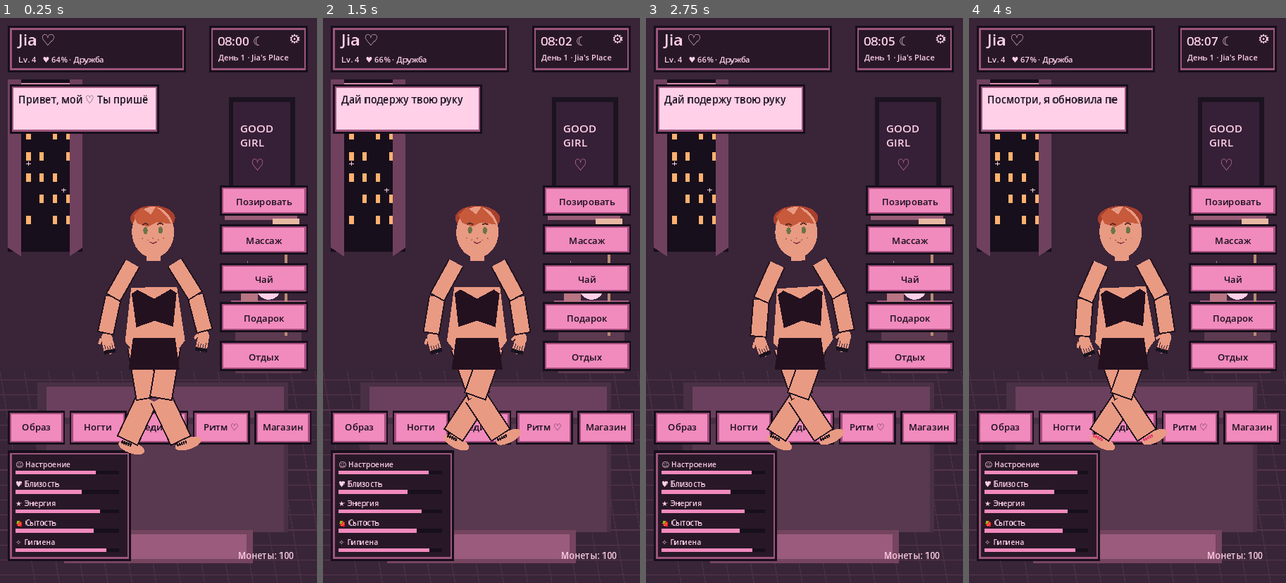
Above: before the commit, frames 1-4 (left to right).
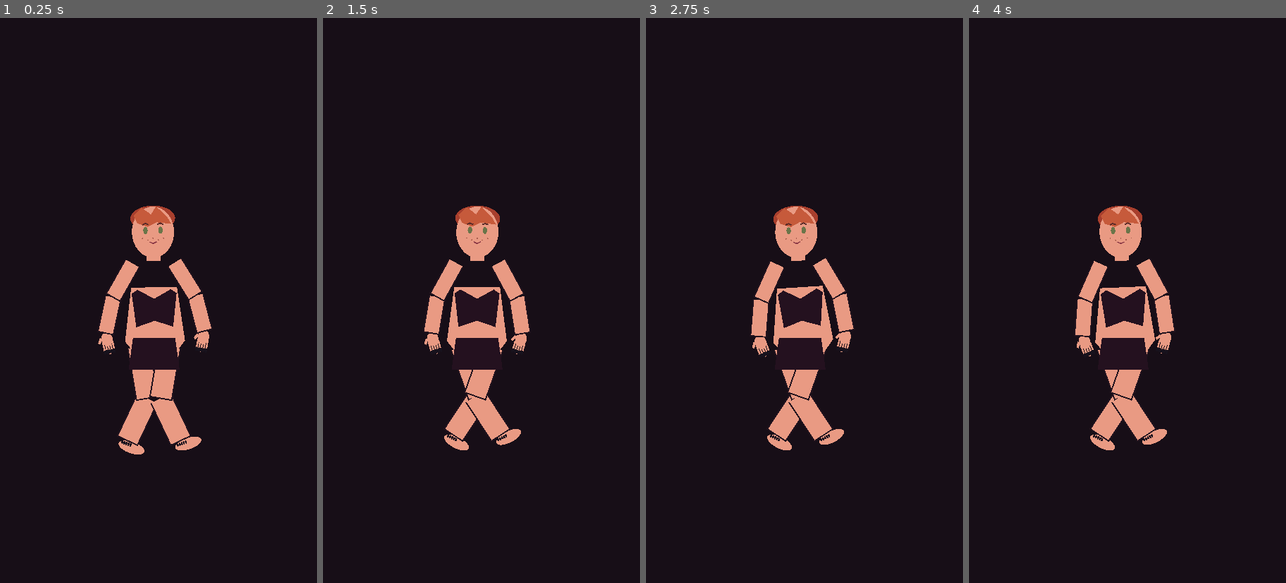
Above: after the commit, the same moments.

Repository: babymurderr0711/jia-android
Game: Godot game, scene res://Main.tscn
Two runs of this game, one before a commit and one after it. Both use one fixed random seed, a clock stepped at 60 frames per second and the inputs below.
Inputs (mouse positions are in pixels of both pictures, inside the frame that each line leads up to):
- Up to frame 1 (0.25 s): no input
- Up to frame 2 (1.5 s): move the mouse to (551, 272) at 0.52 s; click (551, 272) at 0.67 s; drag from (418, 328) to (465, 413) at 1.27 s
- Up to frame 3 (2.75 s): move the mouse to (836, 176) at 2.02 s; click (836, 176) at 2.17 s
- Up to frame 4 (4 s): drag from (1111, 413) to (1032, 215) at 2.77 s; move the mouse to (1222, 385) at 3.52 s; click (1222, 385) at 3.67 s

The runs differ from the first frame. In frame 1, 74% of the frame differs, in the area x 0-100%, y 0-100%; in frame 2, 75%; in frame 3, 75%; in frame 4, 75%.
Error after the commit: Parse Error: Cannot infer the type of "distance" variable because the value doesn't have a set type. (res://main.gd:504)

Commit message:
Add living character initiatives and massage mini-scenes

Diff:
--- a/godot/main.gd
+++ b/godot/main.gd
@@ -42,6 +42,12 @@
 var arm_pose := 0.0
 var leg_pose := 0.0
 var interaction_target := "none"
+var massage_selector_open := false
+var massage_kind := ""
+var massage_idle_clock := 0.0
+var initiative_clock := 18.0
+var massage_hand_position := Vector2(360, 610)
+var massage_last_position := Vector2.ZERO
 var interaction_pulse := 0.0
 var hand_reach := 0.0
 var joint_sway := 0.0
@@ -147,6 +153,10 @@
 			action_text = "Мне нравится, когда ты рядом ♡"
 	if massage_progress > 0:
 		massage_progress = maxf(0.0, massage_progress - delta * 0.035)
+	initiative_clock -= delta
+	if initiative_clock <= 0.0 and not shop_open and not settings_open and not massage_selector_open and interaction_target == "none" and not rhythm_active:
+		initiative_clock = randf_range(24.0, 42.0)
+		_initiative_action()
 	if rhythm_active:
 		rhythm_window -= delta
 		rhythm_cooldown -= delta
@@ -406,11 +416,21 @@
 	var nav := ["Образ", "Ногти", "Педикюр", "Ритм ♡", "Магазин"]
 	for i in range(5):
 		_button(Rect2(18 + i * 140, 890, 130, 76), nav[i])
+	if massage_selector_open:
+		_panel(Rect2(325, 330, 375, 445))
+		draw_string(ThemeDB.fallback_font, Vector2(350, 370), "Выбери массаж ♡", HORIZONTAL_ALIGNMENT_LEFT, -1, 26, PALE)
+		_button(Rect2(350, 390, 320, 64), "Стопы · мягкие круговые движения")
+		_button(Rect2(350, 465, 320, 64), "Плечи и спина · разминание")
+		_button(Rect2(350, 540, 320, 64), "Кисти рук · лёгкий массаж")
+		_button(Rect2(350, 615, 320, 64), "Ноги · расслабляющие движения")
+		_button(Rect2(350, 690, 320, 58), "Назад")
+	if interaction_target != "none":
+		_draw_massage_scene()
 	if shop_open:
 		_panel(Rect2(325, 285, 375, 475))
 		draw_string(ThemeDB.fallback_font, Vector2(350, 330), "Маленький магазин ♡", HORIZONTAL_ALIGNMENT_LEFT, -1, 25, PALE)
 		draw_string(ThemeDB.fallback_font, Vector2(350, 365), "Чай %d · Перекус %d · Цветы %d" % [int(JiaWorld.inventory.get("tea", 0)), int(JiaWorld.inventory.get("snack", 0)), int(JiaWorld.inventory.get("gift_flower", 0))], HORIZONTAL_ALIGNMENT_LEFT, 340, 17, PALE)
-		_button(Rect2(350, 395, 325, 58), "Забрать ежедневный бонус · +25")
+		_button(Rect2(350, 395, 325, 58), "Забрать ежедневный бонус · +50")
 		_button(Rect2(350, 465, 325, 58), "Купить чай · 8 монет")
 		_button(Rect2(350, 535, 325, 58), "Купить перекус · 12 монет")
 		_button(Rect2(350, 605, 325, 58), "Купить цветы · 30 монет")
@@ -479,14 +499,14 @@
 	elif event is InputEventScreenDrag:
 		dragging = true
 		if interaction_target != "none":
-			massage_progress = clampf(massage_progress + event.relative.length() / 700.0, 0.0, 1.0)
+			var point := _to_design(event.position)
+			massage_hand_position = point
+			var distance := event.relative.length()
+			massage_progress = clampf(massage_progress + distance / 950.0, 0.0, 1.0)
 			interaction_pulse = 0.5
-			mood = minf(100.0, mood + 0.03)
+			JiaWorld.mood = minf(100.0, JiaWorld.mood + 0.025)
 			if massage_progress >= 0.95:
-				interaction_target = "none"
-				dragging = false
-				action_text = "Мне стало легче, спасибо ♡"
-				_react(4.0)
+				_finish_massage()
 	elif event is InputEventMouseMotion and Input.is_mouse_button_pressed(MOUSE_BUTTON_LEFT) and interaction_target != "none":
 		massage_progress = clampf(massage_progress + event.relative.length() / 700.0, 0.0, 1.0)
 		interaction_pulse = 0.5
@@ -523,6 +543,26 @@
 			JiaWorld.save_world()
 		elif Rect2(380, 685, 290, 42).has_point(pos):
 			settings_open = false
+		return
+	if massage_selector_open:
+		if Rect2(350, 390, 320, 64).has_point(pos):
+			_begin_massage("feet")
+		elif Rect2(350, 465, 320, 64).has_point(pos):
+			_begin_massage("shoulders")
+		elif Rect2(350, 540, 320, 64).has_point(pos):
+			_begin_massage("hands")
+		elif Rect2(350, 615, 320, 64).has_point(pos):
+			_begin_massage("legs")
+		elif Rect2(350, 690, 320, 58).has_point(pos):
+			massage_selector_open = false
+		queue_redraw()
+		return
+	if interaction_target != "none":
+		if Rect2(520, 820, 175, 55).has_point(pos):
+			interaction_target = "none"
+			massage_progress = 0.0
+			massage_kind = ""
+			return
 		return
 	if shop_open:
 		if Rect2(350, 395, 325, 58).has_point(pos):
@@ -556,7 +596,7 @@
 		var idx := int((pos.y - 380) / 88)
 		match idx:
 			0: _next_pose()
-			1: _start_massage()
+			1: massage_selector_open = true
 			2:
 				if JiaWorld.consume("tea"):
 					action_text = "Чай согрел меня. Спасибо ♡"
@@ -654,18 +694,91 @@
 	_react(3.0)
 
 func _start_massage() -> void:
-	character_rig.play_gesture("reach", 1.6)
+	massage_selector_open = true
+	queue_redraw()
+
+func _begin_massage(kind: String) -> void:
+	massage_selector_open = false
+	massage_kind = kind
+	massage_progress = 0.0
+	interaction_target = kind
+	dragging = false
+	massage_hand_position = Vector2(360, 610)
+	massage_last_position = massage_hand_position
+	character_rig.play_gesture("reach", 2.0)
 	expression = "soft"
-	JiaWorld.touch_response("body")
+	expression_timer = 30.0
+	var lines := {"feet":"Проводи пальцем по стопам мягкими кругами ♡","shoulders":"Веди пальцем вдоль плеч и спины ♡","hands":"Мягко проведи по кистям и пальцам ♡","legs":"Проводи вверх и вниз по ногам ♡"}
+	action_text = lines[kind]
+	queue_redraw()
+
+func _finish_massage() -> void:
+	interaction_target = "none"
+	dragging = false
+	JiaWorld.mood = minf(100.0, JiaWorld.mood + 9.0)
+	JiaWorld.energy = minf(100.0, JiaWorld.energy + 5.0)
+	JiaWorld.affection = minf(100.0, JiaWorld.affection + 3.0)
+	JiaWorld.comfort = minf(100.0, JiaWorld.comfort + 12.0)
+	massage_progress = 0.0
+	character_rig.play_gesture("shy", 2.2)
+	expression = "shy"
 	expression_timer = 3.0
-	massage_progress = 0.0
-	interaction_target = "body"
-	dragging = false
-	action_text = "Проводи пальцем по контуру, чтобы сделать массаж ♡"
-	JiaWorld.energy = minf(100.0, JiaWorld.energy + 1.0)
-	JiaWorld.mood = minf(100.0, JiaWorld.mood + 4.0)
-	JiaWorld.affection = minf(100.0, JiaWorld.affection + 1.0)
+	action_text = "М-м… так хорошо. Спасибо за заботу ♡"
 	_sync_world_state()
+	JiaWorld.save_world()
+
+func _initiative_action() -> void:
+	var choices := ["talk", "wave", "sleepy", "shy"]
+	match choices[randi() % choices.size()]:
+		"talk":
+			action_text = ["Эй, побудь со мной немного? ♡","Мне хочется рассказать тебе кое-что","Как ты там? Я слушаю"][randi() % 3]
+			expression = "happy"
+			character_rig.play_gesture("reach", 1.8)
+		"wave":
+			action_text = "Пс-с… привет ещё раз! ♡"
+			expression = "shy"
+			character_rig.play_gesture("wave", 2.0)
+		"sleepy":
+			action_text = "Немного зеваю… но рада, что ты здесь ♡"
+			expression = "sleepy"
+			character_rig.play_gesture("rest", 2.5)
+		"shy":
+			action_text = "Поймала твой взгляд и улыбнулась ♡"
+			expression = "shy"
+			character_rig.play_gesture("shy", 1.8)
+	expression_timer = 3.5
+	action_timer = 6.0
+	queue_redraw()
+
+func _draw_massage_scene() -> void:
+	_panel(Rect2(28, 285, 455, 475))
+	var title := {"feet":"Массаж стоп","shoulders":"Массаж плеч и спины","hands":"Массаж рук","legs":"Массаж ног"}.get(massage_kind, "Массаж")
+	draw_string(ThemeDB.fallback_font, Vector2(52, 330), title, HORIZONTAL_ALIGNMENT_LEFT, -1, 26, PALE)
+	draw_string(ThemeDB.fallback_font, Vector2(52, 366), "Веди пальцем по отмеченной области", HORIZONTAL_ALIGNMENT_LEFT, -1, 17, PALE)
+	var region := Rect2(90, 405, 320, 245)
+	draw_rect(region, Color("#4b3048"), true, 18.0)
+	var center := region.get_center()
+	match massage_kind:
+		"feet":
+			draw_ellipse(center + Vector2(-55, 0), Vector2(35, 82), SKIN)
+			draw_ellipse(center + Vector2(55, 0), Vector2(35, 82), SKIN)
+		"shoulders":
+			draw_circle(center + Vector2(0,-35), 34, SKIN)
+			draw_colored_polygon(PackedVector2Array([center+Vector2(-100,-30),center+Vector2(100,-30),center+Vector2(75,90),center+Vector2(-75,90)]), SKIN)
+			draw_arc(center+Vector2(0,10), 90, PI, TAU, 32, PALE, 4.0)
+		"hands":
+			for side in [-1,1]:
+				draw_line(center+Vector2(side*65,55),center+Vector2(side*65,-30),SKIN,24,true)
+				for f in range(5): draw_line(center+Vector2(side*65+(f-2)*8,-25),center+Vector2(side*65+(f-2)*11,-90),SKIN,7,true)
+		"legs":
+			draw_line(center+Vector2(-55,-95),center+Vector2(-65,95),SKIN,36,true)
+			draw_line(center+Vector2(55,-95),center+Vector2(65,95),SKIN,36,true)
+	var hand := massage_hand_position + Vector2(sin(time_passed*8.0)*4.0, cos(time_passed*8.0)*4.0)
+	draw_circle(hand, 17, Color("#f4c2d9"))
+	draw_circle(hand, 8, PINK)
+	draw_rect(Rect2(52, 680, 400, 16), Color("#241827"), true, 8.0)
+	draw_rect(Rect2(52, 680, 400.0*massage_progress, 16), PINK, true, 8.0)
+	_button(Rect2(520, 820, 175, 55), "Закончить")
 
 func _buy_item(item_id: String) -> void:
 	if JiaWorld.purchase_item(item_id):
